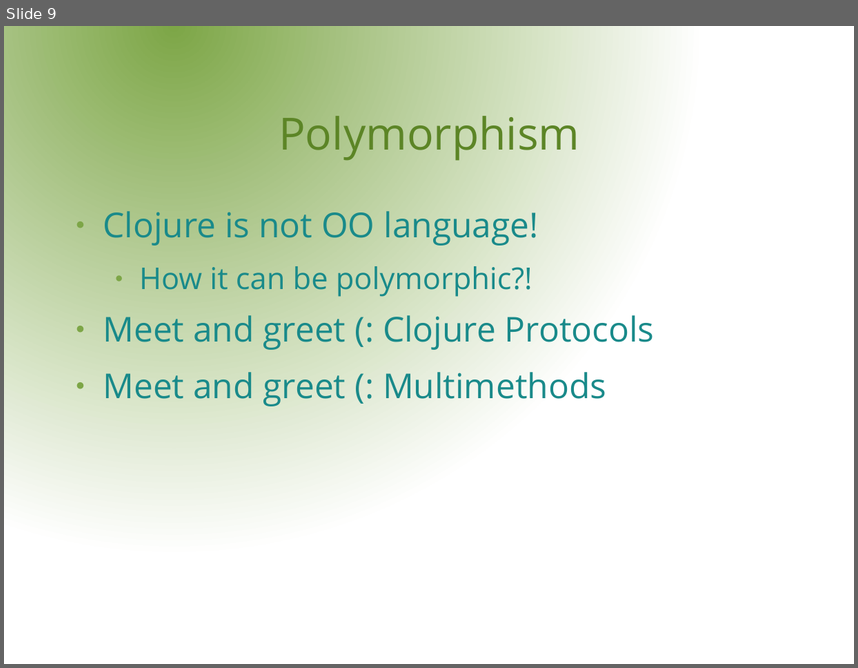
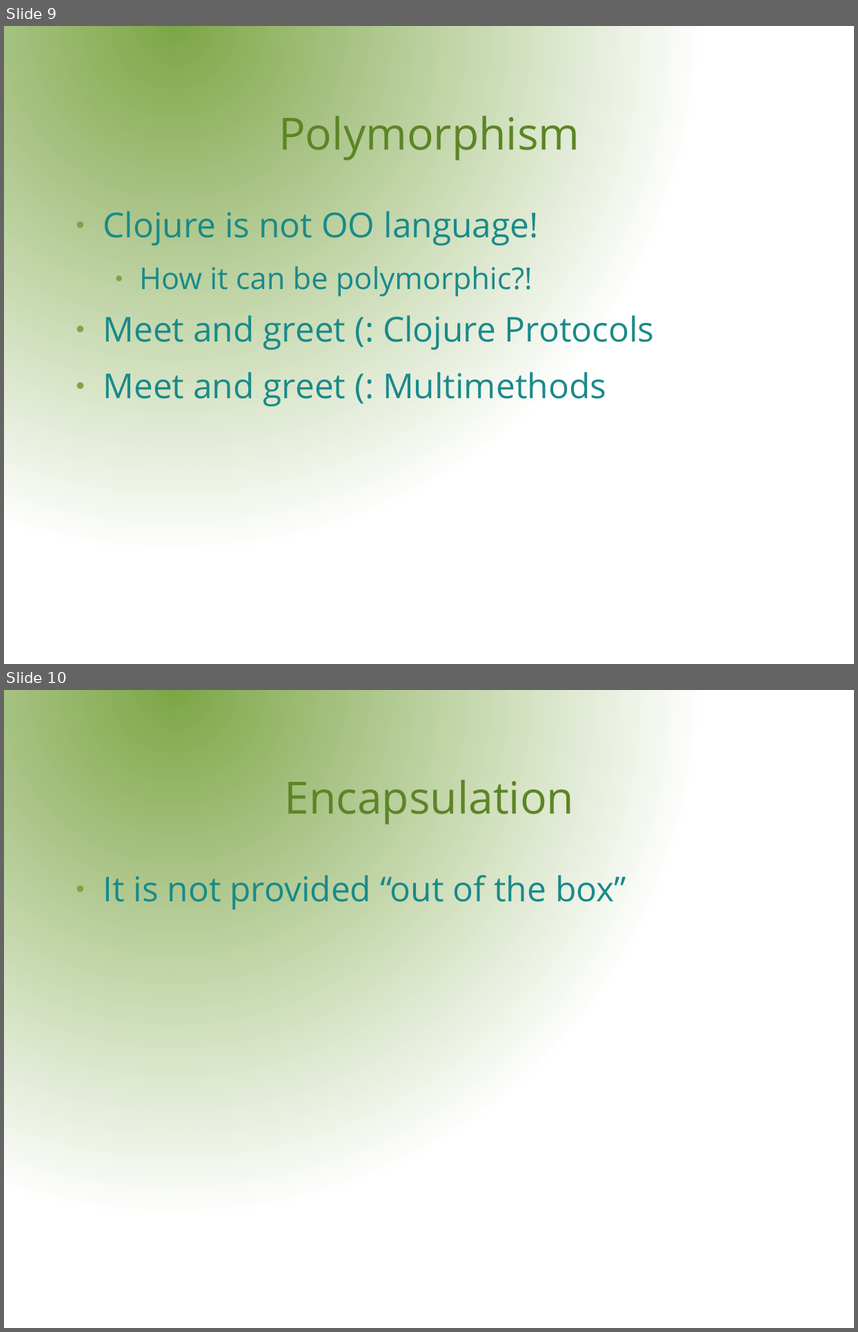
Before and after one commit to rssole/voxxed, a slide deck: resources/presentation/VoxxedDays.odp. Shown one above the other, each under a label of ours: slide 9 before the commit, slides 9 and 10 after it. The pictures are 858x668 and 858x1332 pixels, drawn with LibreOffice and Linux fonts; fonts in the diff are those of the drawing; background and template pictures are left out. Boxes give left, top, right and bottom in pixels: in the first picture for what was removed or moved away, otherwise in the second. Text is boxed around its words. In the diff, an @@ line names an element or a change of style, - is before the commit and + after.

```diff
--- a/resources/presentation/VoxxedDays.odp
+++ b/resources/presentation/VoxxedDays.odp
@@ slide 10 added at (4,690,854,1328), background gradient #7DA647 to #FFFFFF @@
@@ title added at (284,772,574,825), 41.4 pt, text #5C8526 @@
+Encapsulation
@@ text added at (103,875,626,909), 32 pt, text #198A8A @@
+● It is not provided “out of the box”
```
Also in this commit, not shown: 3 other files.
